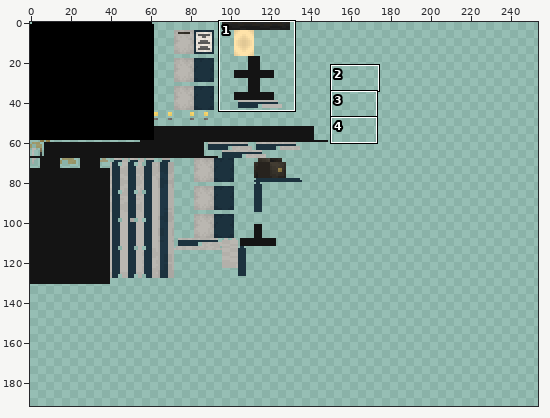
Sprite sheet, stored at src/main/resources/assets/tadditions/textures/exteriors/variants/coral_interior_doors_orange.png. The first picture is a wide view before the edit; the outline marks the close-up.
Close-up. Before the edit:
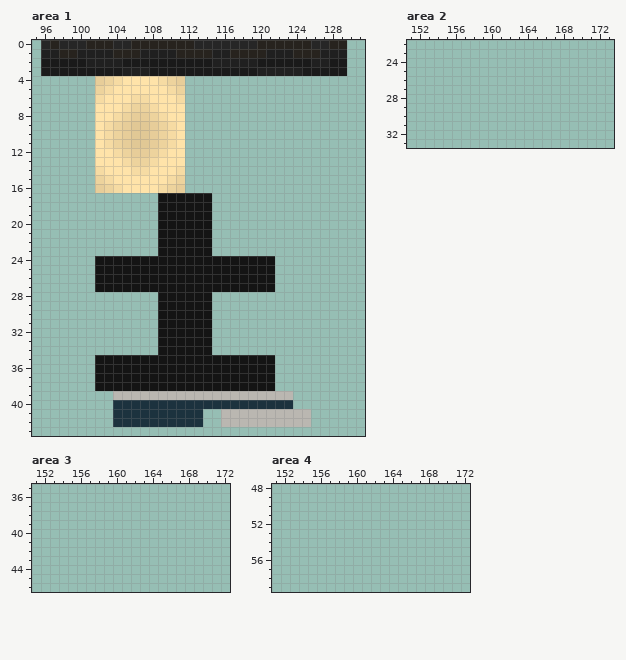
The file is 256x256 pixels. Colours within 5 levels of each other are drawn and written as one. Shown: area 1: x 95..131, y 0..43; area 2: x 151..173, y 22..33; area 3: x 151..172, y 35..46; area 4: x 151..172, y 48..59. The wide view leaves out empty margins. The commit also changed other parts of the picture, which this record leaves out.
After:
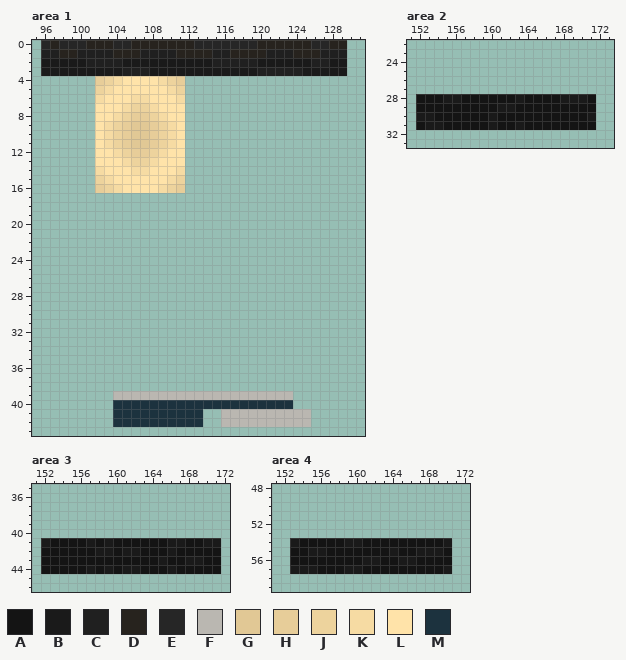
Palette (. is transparent): A #141414  B #1a1a1a  C #202020  D #27231e  E #262626  F #bab7b1  G #e1c895  H #e7cd99  J #edd39d  K #f6dba3  L #ffe3a9  M #1c323e
The exact change:
Changed rows in their new state; - is an unchanged pixel.
Area 1:
first column x 102:
17 -------......-------
18 -------......-------
19 -------......-------
20 -------......-------
21 -------......-------
22 -------......-------
23 -------......-------
24 ....................
25 ....................
26 ....................
27 ....................
28 -------......-------
29 -------......-------
30 -------......-------
31 -------......-------
32 -------......-------
33 -------......-------
34 -------......-------
35 ....................
36 ....................
37 ....................
38 ....................
Area 2:
first column x 152:
28 AAABBAAAAAABAAAABBBA
29 AAAAAAAAABBAAAAAAAAA
30 BBAAAAAABAAAAAAAAAAB
31 ABBAAAAABAABAAAAAAAA
Area 3:
first column x 152:
41 BAAAABABAAAAAABBAABB
42 AAAAAABBABBAAABAAAAA
43 AAAAAAAAAAAAABAABBAA
44 AAAAABABABBAAABAAAAA
Area 4:
first column x 153:
54 BAAAAABBAAAAAAAAAB
55 AABBAAAAAAABAABBBA
56 AAAAAAAABBAABBAAAA
57 BBBAAABBAAAAAAAAAB
